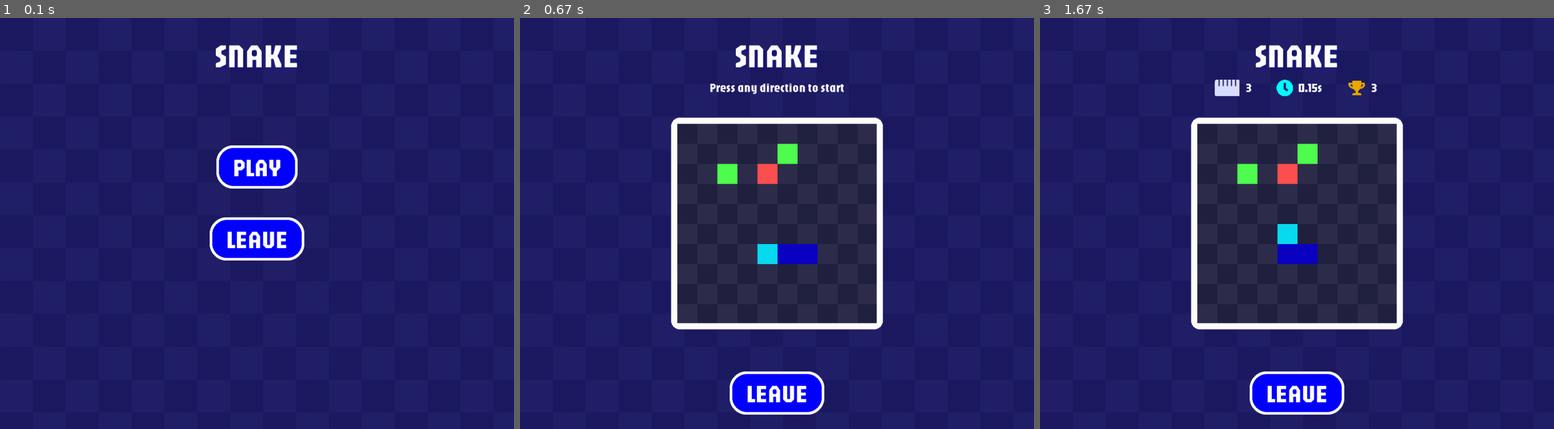
Above: before the commit, frames 1-3 (left to right).
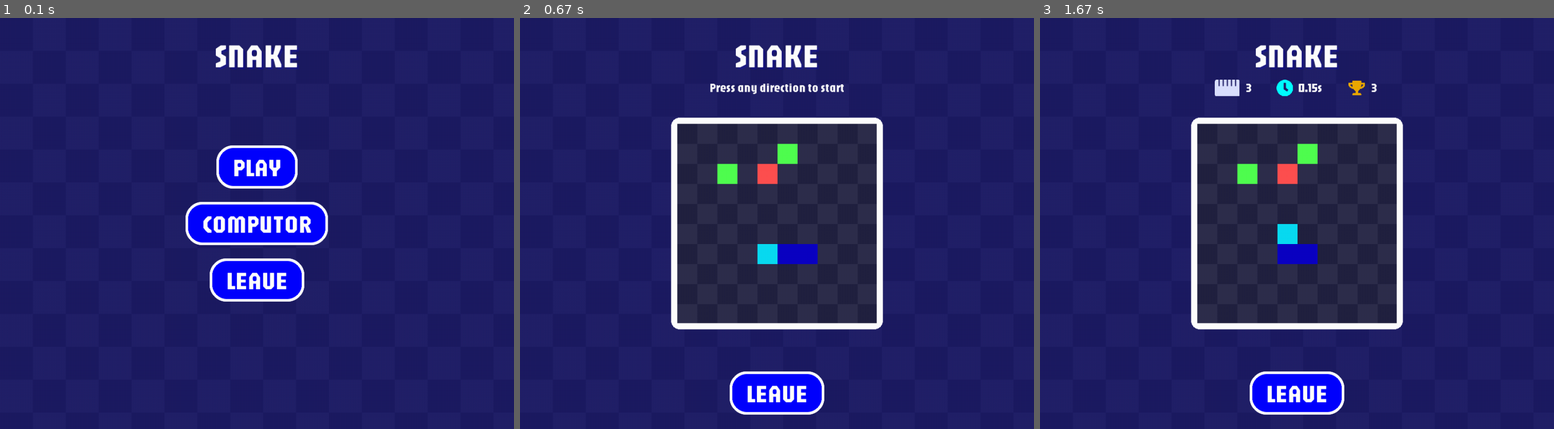
Above: after the commit, the same moments.

Repository: DevJ2K/snakeAI
Game: pygame game, started from srcs/Window.py
The game is run twice, just before and just after one commit, with the same random seed, the same clock (stepped at 60 frames per second) and the same inputs.
Inputs:
- Up to frame 1 (0.1 s): no input
- Up to frame 2 (0.67 s): click "PLAY" at 0.38 s
- Up to frame 3 (1.67 s): tap Enter at 0.67 s; hold Up from 1.5 s (still down)

The runs differ from the first frame. In frame 1, 4.7% of the frame differs, in the area x 36-64%, y 44-70%; in frame 2, nothing differs; in frame 3, nothing differs.

Commit message:
✅ : Flake8 norm done.

Diff:
--- a/srcs/Snake.py
+++ b/srcs/Snake.py
@@ -3,6 +3,7 @@
 import utils.Colors as Colors
 import random
 import time
+
 
 class SnakeError(Exception):
     pass
@@ -18,17 +19,41 @@
                              "or equal to 1.")
 
         self.WALL = {
-            'name': "WALL", 'char': 'W', 'color': Colors.BLACKHB, 'hex': "#3A3A3A"}
+            'name': "WALL",
+            'char': 'W',
+            'color': Colors.BLACKHB,
+            'hex': "#3A3A3A"
+        }
         self.HEAD = {
-            'name': "HEAD", 'char': 'H', 'color': Colors.MAGHB, 'hex': "#09dcf2"}
+            'name': "HEAD",
+            'char': 'H',
+            'color': Colors.MAGHB,
+            'hex': "#09dcf2"
+        }
         self.SNAKE_BODY = {
-            'name': "SNAKE_BODY", 'char': 'S', 'color': Colors.BLUEB, 'hex': "#0c00c3"}
+            'name': "SNAKE_BODY",
+            'char': 'S',
+            'color': Colors.BLUEB,
+            'hex': "#0c00c3"
+        }
         self.GREEN_APPLE = {
-            'name': "GREEN_APPLE", 'char': 'G', 'color': Colors.GREENHB, 'hex': "#50FF50"}
+            'name': "GREEN_APPLE",
+            'char': 'G',
+            'color': Colors.GREENHB,
+            'hex': "#50FF50"
+        }
         self.RED_APPLE = {
-            'name': "RED_APPLE", 'char': 'R', 'color': Colors.REDHB, 'hex': "#FF5050"}
+            'name': "RED_APPLE",
+            'char': 'R',
+            'color': Colors.REDHB,
+            'hex': "#FF5050"
+        }
         self.EMPTY_SPACE = {
-            'name': "EMPTY_SPACE", 'char': '0', 'color': Colors.BLACKB, 'hex': "#AAAAAA"}
+            'name': "EMPTY_SPACE",
+            'char': '0',
+            'color': Colors.BLACKB,
+            'hex': "#AAAAAA"
+        }
 
         self.UP = (-1, 0)
         self.DOWN = (1, 0)
@@ -188,7 +213,6 @@
         #     self.RED_APPLE,
         #     self.EMPTY_SPACE
         # ]
-
 
         if self.board[next_i][next_j] not in [
             self.GREEN_APPLE['char'],
@@ -216,18 +240,24 @@
             self.red_apple_eat += 1
             self.snake_length -= 1
 
-        self.update_snake_nodes(new_direction=direction, new_node=apple==self.GREEN_APPLE)
+        self.update_snake_nodes(direction, apple == self.GREEN_APPLE)
         self.__place_snake()
         if apple is not None:
             self.__place_random_apple(apple)
         self.display_board()
         return True
 
-    def update_snake_nodes(self, new_direction: tuple[int, int], new_node: bool = False):
-        if new_node == False:
-            self.board[self.snake[-1].i][self.snake[-1].j] = self.EMPTY_SPACE['char']
+    def update_snake_nodes(
+            self,
+            new_direction: tuple[int, int],
+            new_node: bool = False
+    ):
+        if new_node is False:
+            last_node = self.snake[-1]
+            self.board[last_node.i][last_node.j] = self.EMPTY_SPACE['char']
         for i in range(len(self.snake) - 1, 0, -1):
-            self.snake[i].new_coordinate(self.snake[i - 1].i, self.snake[i - 1].j)
+            next_node = self.snake[i - 1]
+            self.snake[i].new_coordinate(next_node.i, next_node.j)
         self.snake[0].apply_direction(new_direction)
 
     def get_item_by_char(self, char: str) -> dict | None:
@@ -273,7 +303,6 @@
 
 if __name__ == "__main__":
     # from pprint import pprint
-    import time
 
     snake = Snake(size=10, snake_length=3)
     # snake._Snake__place_random_apple({})
@@ -287,7 +316,7 @@
     }
     while True:
         next_direction = input("Direction -> ")
-        if snake.next_frame(direction_list[next_direction.upper()]) == False:
+        if snake.next_frame(direction_list[next_direction.upper()]) is False:
             break
         snake.display_board(False)
     print(f"GAME OVER : {snake.green_apple_eat} GA | {snake.red_apple_eat} RA")
--- a/srcs/Window.py
+++ b/srcs/Window.py
@@ -2,9 +2,9 @@
 import pygame.gfxdraw
 from WindowTheme import WindowTheme
 from srcs.Snake import Snake
-from srcs.SnakeNode import SnakeNode
 from utils.pygame_utils import draw_bordered_rounded_rect
 from utils import my_cursors
+from window.window_menu import MENU_main
 import os
 
 
@@ -52,9 +52,11 @@
 
     def current_menu(self):
         if self.menu == "MAIN":
-            self.MENU_main()
+            MENU_main(self)
         elif self.menu == "GAME_INTERFACE":
             self.GAME_interface()
+        elif self.menu == "COMPUTOR_MENU":
+            self.MENU_computor()
         else:
             pass
 
@@ -68,12 +70,12 @@
     def handle_gameloop(self):
         tick = (self.tick * self.speed) % self.FPS
         last_tick = (self.last_tick * self.speed) % self.FPS
-        if self.snake.is_running == False:
+        if self.snake.is_running is False:
             return
         if self.next_direction is None:
             return
         if tick < last_tick:
-            if self.snake.next_frame(self.next_direction) == False:
+            if self.snake.next_frame(self.next_direction) is False:
                 self.handle_gameover()
                 self.snake.is_running = False
         # print(tick)
@@ -82,36 +84,31 @@
         self.snake = Snake()
         self.switch_menu("MAIN")
 
-
     def handle_gameover(self):
-        if self.snake.is_running == True:
+        if self.snake.is_running is True:
             self.snake.game_over = True
             self.snake.is_running = False
             self.snake.end_timer()
 
     def handle_gamekey(self, key):
-        # print("HEE1")
-        if self.snake.game_over == True:
+        if self.snake.game_over is True:
             return
-        # if self.snake.is_running == False:
-        #     if key in [pygame.K_UP, pygame.K_DOWN, pygame.K_LEFT, pygame.K_RIGHT]:
-        #         self.snake.is_running = True
-        #         self.next_direction = self.snake.snake[0].direction
-        #         self.snake.start_timer()
-
-        if key == pygame.K_UP and self.snake.snake[0].direction != self.snake.DOWN:
+
+        head = self.snake.snake[0]
+        if key == pygame.K_UP and head.direction != self.snake.DOWN:
             self.next_direction = self.snake.UP
-        elif key == pygame.K_DOWN and self.snake.snake[0].direction != self.snake.UP:
+        elif key == pygame.K_DOWN and head.direction != self.snake.UP:
             self.next_direction = self.snake.DOWN
-        elif key == pygame.K_LEFT and self.snake.snake[0].direction != self.snake.RIGHT:
+        elif key == pygame.K_LEFT and head.direction != self.snake.RIGHT:
             self.next_direction = self.snake.LEFT
-        elif key == pygame.K_RIGHT and self.snake.snake[0].direction != self.snake.LEFT:
+        elif key == pygame.K_RIGHT and head.direction != self.snake.LEFT:
             self.next_direction = self.snake.RIGHT
         else:
             return
-        if self.snake.is_running == False:
+        if self.snake.is_running is False:
             self.snake.is_running = True
             self.snake.start_timer()
+
     def launch(self):
         self.run = True
         while self.run:
@@ -235,9 +232,9 @@
         width: int = None,
         height: int = None
     ):
-        repository_path = os.path.dirname(os.path.dirname(os.path.abspath(__file__)))
-
-        img = pygame.image.load(os.path.join(repository_path, "images", filename))
+        tmp_path = os.path.dirname(os.path.dirname(os.path.abspath(__file__)))
+
+        img = pygame.image.load(os.path.join(tmp_path, "images", filename))
 
         x_coord = x
         y_coord = y
@@ -358,7 +355,6 @@
         #         border_radius -= 8
         # print(border_radius)
 
-
         if append:
             self.buttons.append(
                 {
@@ -388,14 +384,48 @@
             func=self.start_new_snake,
             func_params=None
         )
+        self.add_button(
+            text="COMPUTOR",
+            bg_default=self.theme['btn'],
+            bg_hover=self.theme['btn-hover'],
+            func=self.switch_menu,
+            func_params="COMPUTOR_MENU"
+        )
 
         self.add_button(
             text="LEAVE",
-            y=self.SCREEN_HEIGHT / 2,
+            y=self.SCREEN_HEIGHT / 2 + 80,
             bg_default=self.theme['btn'],
             bg_hover=self.theme['btn-hover'],
             func=self.exit_window
         )
+
+    def MENU_computor(self):
+        self.add_button(
+            text="VISUALIZATION",
+            y=self.SCREEN_HEIGHT / 2 - 140,
+            bg_default=self.theme['btn'],
+            bg_hover=self.theme['btn-hover'],
+            func=self.start_new_snake,
+            func_params=None
+        )
+        self.add_button(
+            text="TRAINING",
+            bg_default=self.theme['btn'],
+            bg_hover=self.theme['btn-hover'],
+            func=self.start_new_snake,
+            func_params=None
+        )
+
+        self.add_button(
+            text="BACK",
+            y=self.SCREEN_HEIGHT / 2 + 80,
+            bg_default=self.theme['btn'],
+            bg_hover=self.theme['btn-hover'],
+            func=self.switch_menu,
+            func_params="MAIN"
+        )
+        pass
 
     def draw_on_board(
             self,
@@ -439,12 +469,6 @@
         DEFAULT_HEIGHT = 400
         BORDER_SIZE = 6
 
-
-        # text_rect = text_render.get_rect()
-        # if x is None and y is None:
-        #     x_coord = (self.SCREEN_WIDTH / 2) - (text_rect.width / 2)
-        #     y_coord = (self.SCREEN_HEIGHT / 2) - (text_rect.height / 2)
-
         WIDTH = DEFAULT_WIDTH - (2 * BORDER_SIZE)
         HEIGHT = DEFAULT_HEIGHT - (2 * BORDER_SIZE)
         TILE_X = round(WIDTH / size)
@@ -454,15 +478,15 @@
         start_y = self.SCREEN_HEIGHT / 2 - (HEIGHT / 2)
 
         y = self.SCREEN_HEIGHT / 2 - (HEIGHT / 2)
-        pattern_bool = 0
+        bg_pattern = 0
         if draw_snake:
             for i in range(size):
                 x = self.SCREEN_WIDTH / 2 - (WIDTH / 2)
                 for j in range(size):
-                    pattern_bool = 1 - pattern_bool
+                    bg_pattern = 1 - bg_pattern
                     char = self.snake.get_board_without_border()[i][j]
                     item = self.snake.get_item_by_char(char)
-                    self.draw_on_board(x, y, TILE_X, TILE_Y, item, pattern_bool)
+                    self.draw_on_board(x, y, TILE_X, TILE_Y, item, bg_pattern)
                     # pygame.draw.rect(
                     #     self.canvas,
                     #     self.theme[f"board{1 + pattern_bool}"],
@@ -470,7 +494,7 @@
                     # )
                     x += TILE_X
                 if size % 2 == 0:
-                    pattern_bool = 1 - pattern_bool
+                    bg_pattern = 1 - bg_pattern
                 y += TILE_Y
 
         # outline_border
@@ -495,23 +519,23 @@
 
     def display_game_info(self, y: int):
         x_center = self.SCREEN_WIDTH / 2
-        self.add_image("len.png", x=x_center - 160, y=y, width=48, height=32)
-        self.add_text(str(self.snake.snake_length), x=x_center - 100, y=y)
-
-        self.add_image("timer.png", x=x_center - 40, y=y, width=32, height=32)
-        self.add_text(f"{self.snake.get_timer():.2f}s", x=x_center + 2, y=y)
-        # self.add_text(str(self.snake.green_apple_eat), x=x_center - 50, y=y)
-
-        self.add_image("trophy.png", x=x_center + 100, y=y, width=32, height=32)
-        self.add_text(str(self.snake.max_snake_length), x=x_center + 144, y=y)
-
+        self.add_image("len.png", x_center - 160, y, 48, 32)
+        self.add_text(str(self.snake.snake_length), x_center - 100, y)
+
+        self.add_image("timer.png", x_center - 40, y, 32, 32)
+        self.add_text(f"{self.snake.get_timer():.2f}s", x_center + 2, y)
+
+        self.add_image("trophy.png", x_center + 100, y, 32, 32)
+        self.add_text(str(self.snake.max_snake_length), x_center + 144, y)
 
     def GAME_interface(self):
 
-        x_size, y_size, x_start, y_start = self.create_snakeboard(size=self.snake.size, draw_snake=self.snake.game_over==False)
-        if self.snake.is_running == False and self.snake.game_over == False:
+        draw_snake = self.snake.game_over is False
+        value = self.create_snakeboard(self.snake.size, draw_snake)
+        x_size, y_size, x_start, y_start = value
+        if self.snake.is_running is False and self.snake.game_over is False:
             self.add_text("Press any direction to start", y=120)
-        elif self.snake.is_running == False and self.snake.game_over == True:
+        elif self.snake.is_running is False and self.snake.game_over is True:
             pygame.draw.rect(
                 self.canvas,
                 self.theme['board2'],
@@ -528,7 +552,7 @@
                     "opacity": 42,
                     "x": 4,
                     "y": 4,
-            })
+                })
             self.display_game_info(y=self.SCREEN_HEIGHT / 2 - 20)
             self.add_button(
                 "REPLAY",
@@ -551,7 +575,6 @@
         )
 
 
-
 if __name__ == "__main__":
     window = Window(title="SnakeAI", size=(1000, 800))
     window.launch()
--- /dev/null
+++ b/srcs/window/window_menu.py
@@ -0,0 +1,26 @@
+# from Window import Window
+
+def MENU_main(window):
+    window.add_button(
+        text="PLAY",
+        y=window.SCREEN_HEIGHT / 2 - 140,
+        bg_default=window.theme['btn'],
+        bg_hover=window.theme['btn-hover'],
+        func=window.start_new_snake,
+        func_params=None
+    )
+    window.add_button(
+        text="COMPUTOR",
+        bg_default=window.theme['btn'],
+        bg_hover=window.theme['btn-hover'],
+        func=window.switch_menu,
+        func_params="COMPUTOR_MENU"
+    )
+
+    window.add_button(
+        text="LEAVE",
+        y=window.SCREEN_HEIGHT / 2 + 80,
+        bg_default=window.theme['btn'],
+        bg_hover=window.theme['btn-hover'],
+        func=window.exit_window
+    )
Renamed: utils/Colors.py -> srcs/utils/Colors.py
Renamed: utils/my_cursors.py -> srcs/utils/my_cursors.py
Renamed: utils/pygame_utils.py -> srcs/utils/pygame_utils.py
Renamed: utils/snake_utils.py -> srcs/utils/snake_utils.py
Not shown, changed: .gitignore
